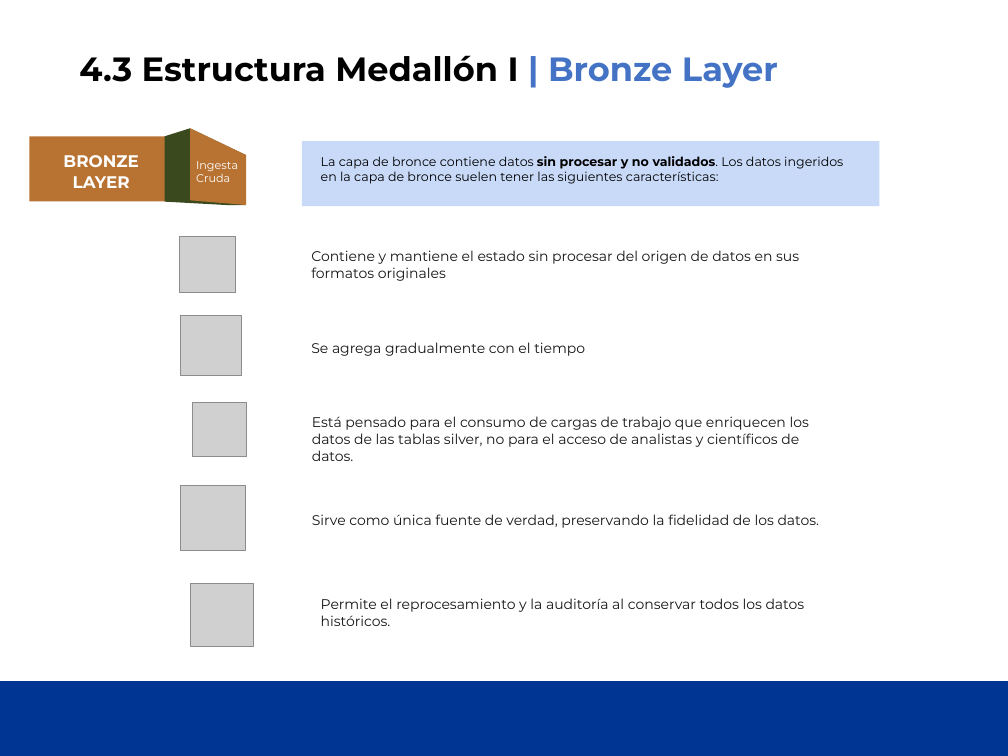
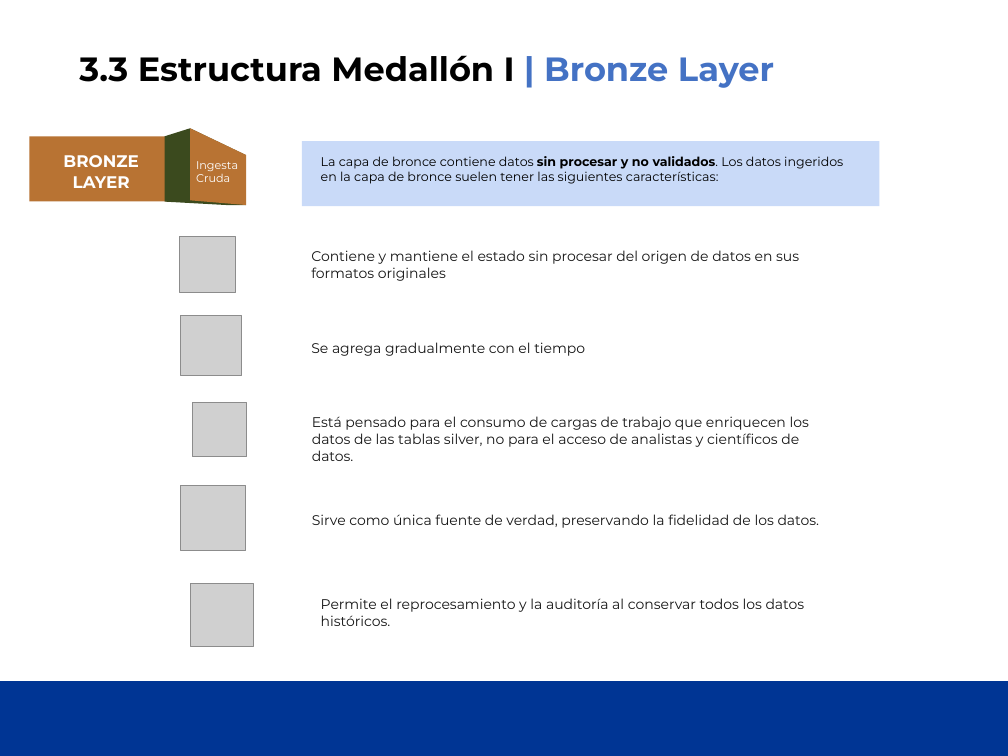
Before and after one commit to cpl-ceste/databricks_governance, a slide deck: slide 12 of UC_Course_Sesion1/UCDatabrick - Sesion 1.pptx (slide 10 before the commit). Drawn at 1008x756 pixels with LibreOffice and Linux fonts; fonts in the diff are those of the drawing; grey boxes stand for pictures; background and template pictures are left out. Boxes give left, top, right and bottom in pixels: in the first picture for what was removed or moved away, otherwise in the second. Text is boxed around its words. In the diff, an @@ line names an element or a change of style, - is before the commit and + after.

```diff
--- a/UC_Course_Sesion1/UCDatabrick - Sesion 1.pptx
+++ b/UC_Course_Sesion1/UCDatabrick - Sesion 1.pptx
@@ title at bbox=[79, 55, 774, 88]: text changed @@
-4.3 Estructura Medallón I | Bronze Layer
+3.3 Estructura Medallón I | Bronze Layer
```
Also in this commit, not shown: 9 other slides changed, 4 slides added, 1 other file.
